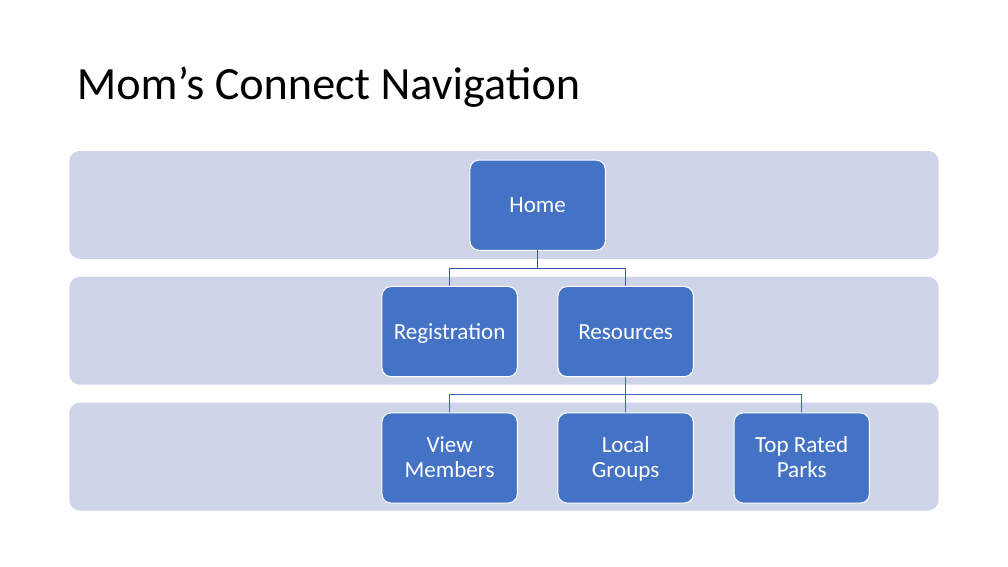
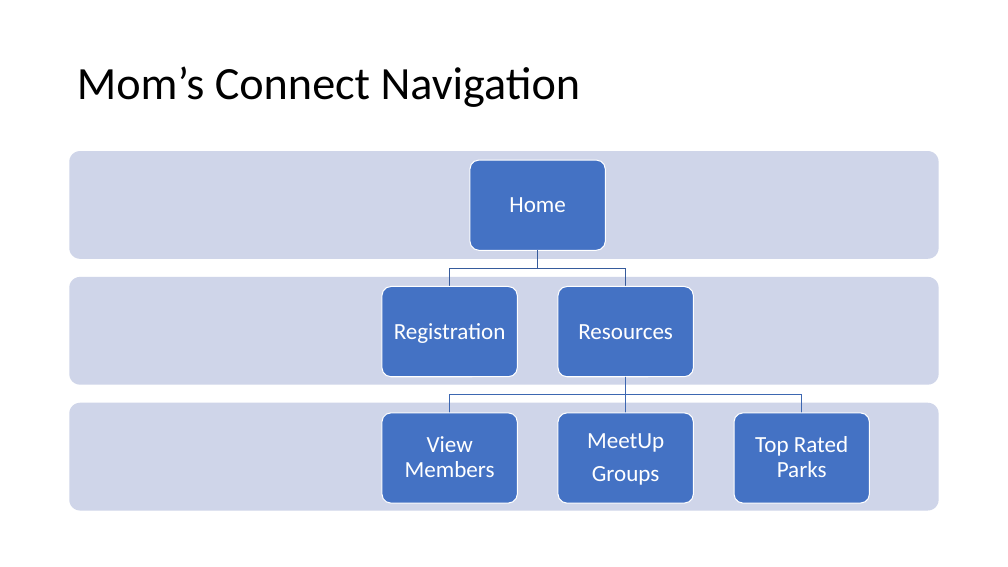
Before and after one commit to DukeDog37/MomsConnectPrj1, a slide deck: slide 6 of Presentation1.pptx. Drawn at 1008x567 pixels with LibreOffice and Linux fonts; fonts in the diff are those of the drawing. Boxes give left, top, right and bottom in pixels: in the first picture for what was removed or moved away, otherwise in the second. Text is boxed around its words. In the diff, an @@ line names an element or a change of style, - is before the commit and + after.

```diff
--- a/Presentation1.pptx
+++ b/Presentation1.pptx
@@ text at box(587, 433, 664, 485): text changed @@
-Local Groups
+MeetUp
+Groups
```
Also in this commit, not shown: 1 other slide changed, 2 slides added, 1 slide removed.
